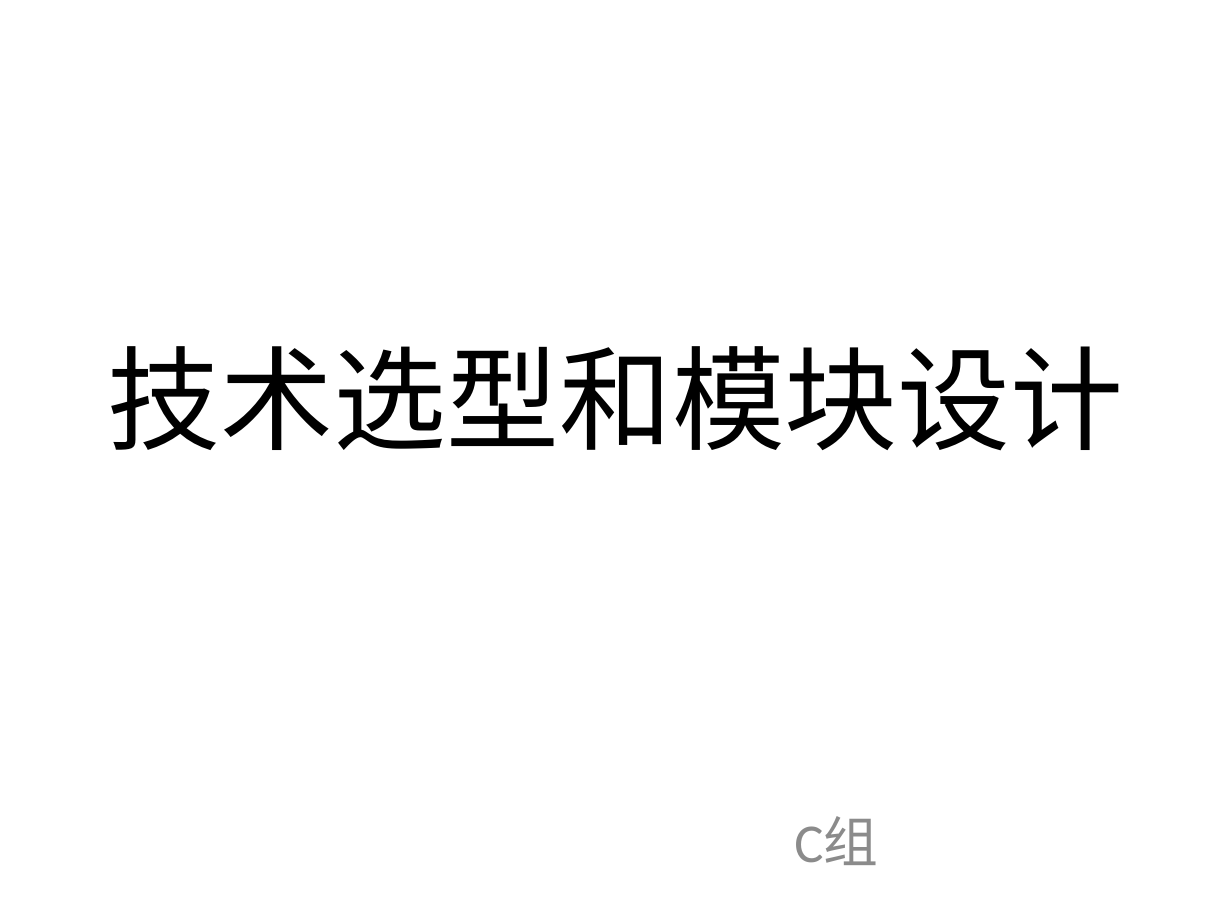
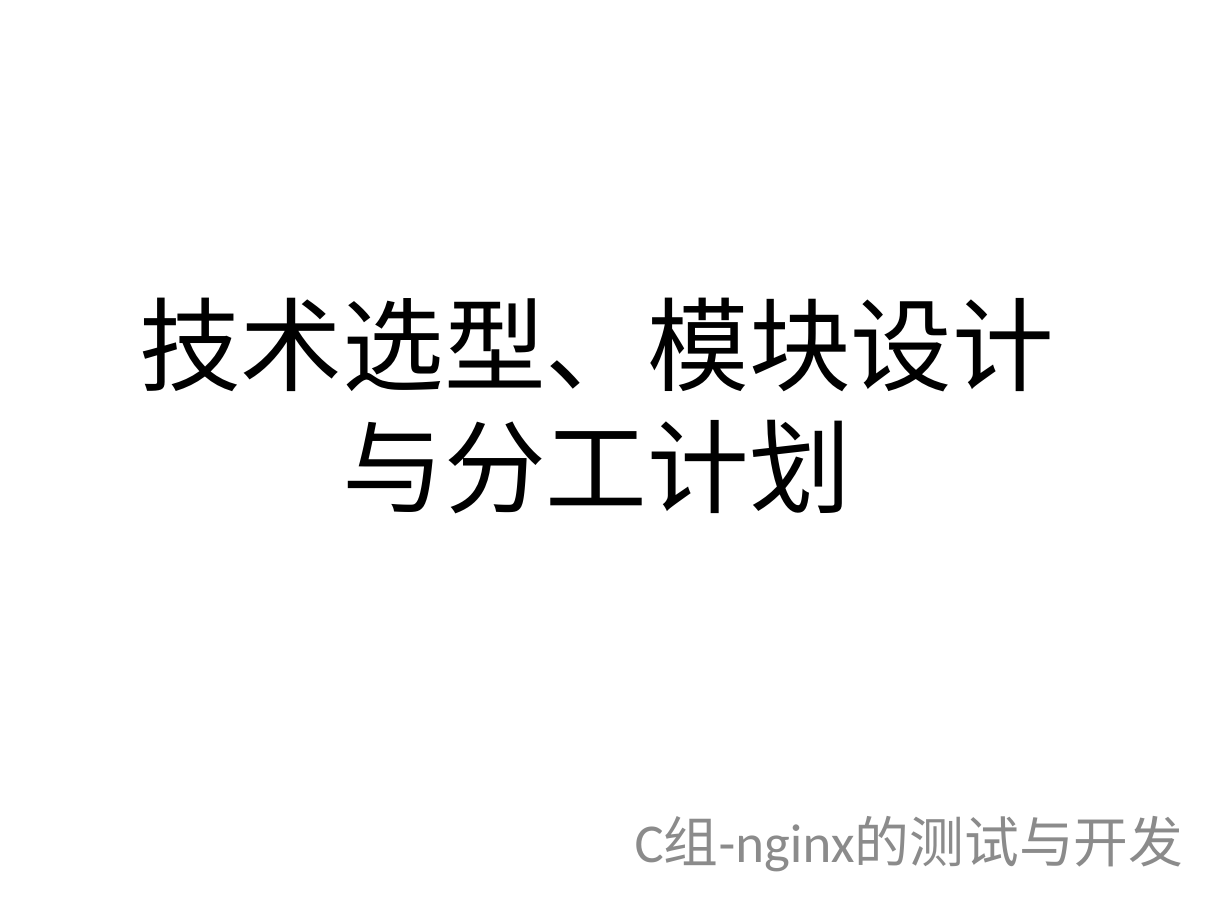
Before and after one commit to bhsei/16TeamC, a slide deck: slide 1 of 2.项目PPT/技术选型1.pptx. Drawn at 1232x924 pixels with LibreOffice and Linux fonts; fonts in the diff are those of the drawing. Boxes give left, top, right and bottom in pixels: in the first picture for what was removed or moved away, otherwise in the second. Text is boxed around its words. In the diff, an @@ line names an element or a change of style, - is before the commit and + after.

```diff
--- a/2.项目PPT/技术选型1.pptx
+++ b/2.项目PPT/技术选型1.pptx
@@ title at (139, 297, 1054, 514): text changed; size 66 to 59.4 pt @@
-技术选型和模块设计
+技术选型、模块设计与分工计划
@@ subtitle at (635, 816, 1184, 872): text changed @@
-C组
+C组-nginx的测试与开发
```
Also in this commit, not shown: 2 other slides changed.
